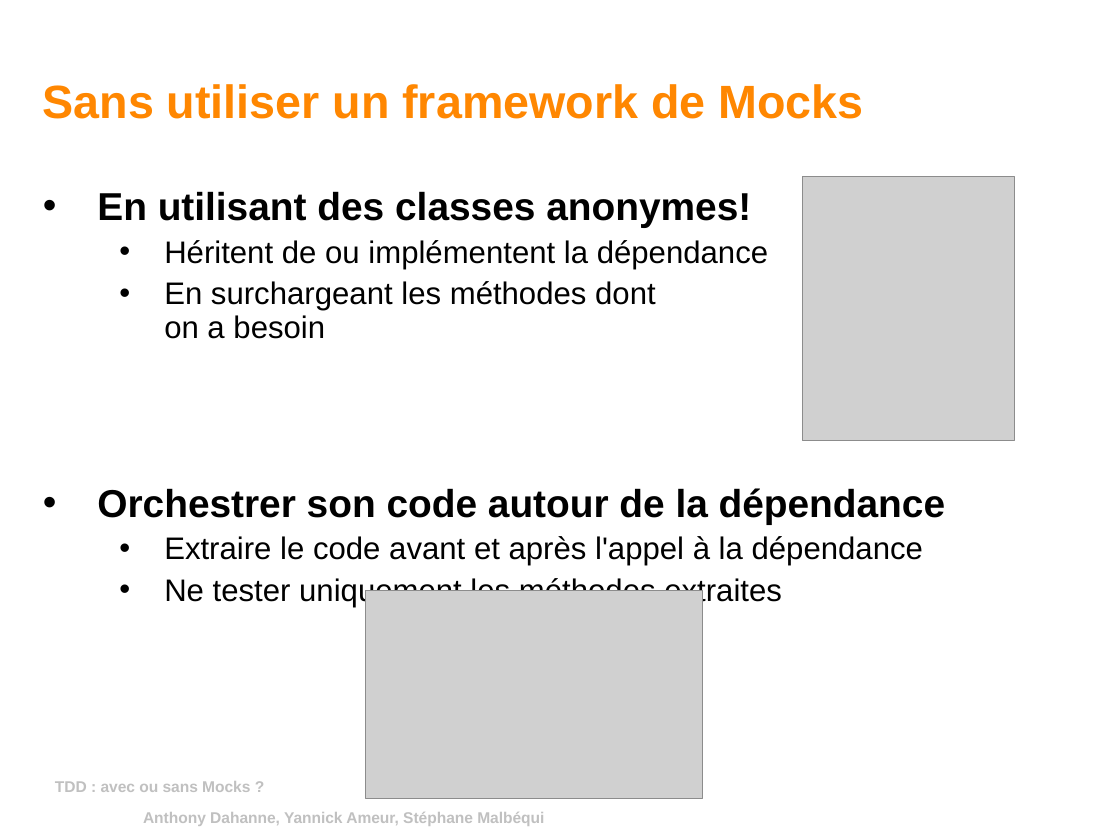
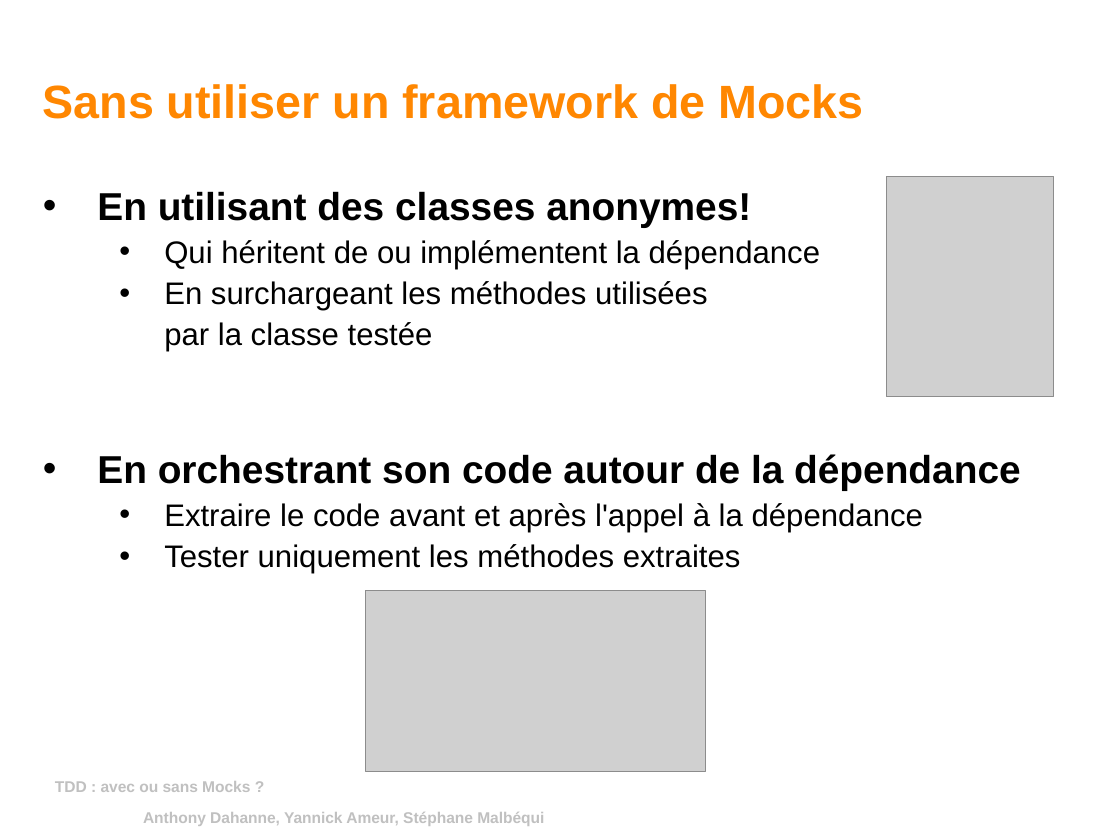
Before and after one commit to yannickameur/tddavecousansmock, a slide deck: slide 7 of tddavecousansmock/tdd_avec_ou_sans_mock.odp (slide 8 before the commit). Drawn at 1120x840 pixels with LibreOffice and Linux fonts; fonts in the diff are those of the drawing; grey boxes stand for pictures; background and template pictures are left out. Boxes give left, top, right and bottom in pixels: in the first picture for what was removed or moved away, otherwise in the second. Text is boxed around its words. In the diff, an @@ line names an element or a change of style, - is before the commit and + after.

```diff
--- a/tddavecousansmock/tdd_avec_ou_sans_mock.odp
+++ b/tddavecousansmock/tdd_avec_ou_sans_mock.odp
@@ picture: place and size @@
-picture at (802, 176, 1014, 440)
+picture at (886, 176, 1054, 396)
@@ text at (97, 240, 1021, 491): text changed @@
-  • Héritent de ou implémentent la dépendance
-  • En surchargeant les méthodes dont
-    on a besoin
-• Orchestrer son code autour de la dépendance
+  • Qui héritent de ou implémentent la dépendance
+  • En surchargeant les méthodes utilisées
+  par la classe testée
+• En orchestrant son code autour de la dépendance
@@ text at (164, 544, 741, 573): text changed @@
-  • Ne tester uniquement les méthodes extraites
+  • Tester uniquement les méthodes extraites
@@ picture: place and size @@
-picture at (366, 590, 703, 799)
+picture at (366, 590, 706, 772)
@@ page number at (572, 794, 883, 838): text changed @@
-8
+7
```
Also in this commit, not shown: 8 other slides changed, 1 slide removed.
